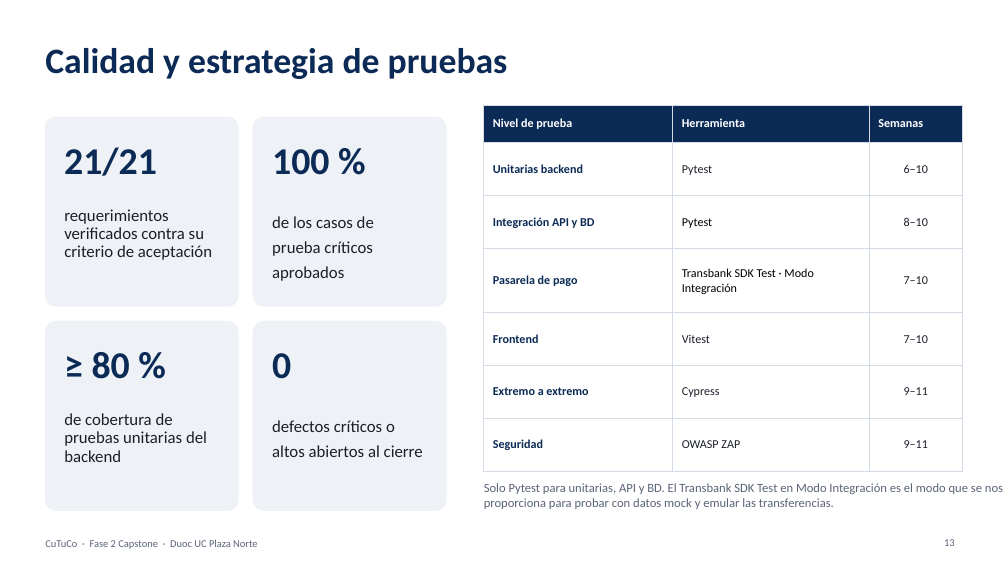
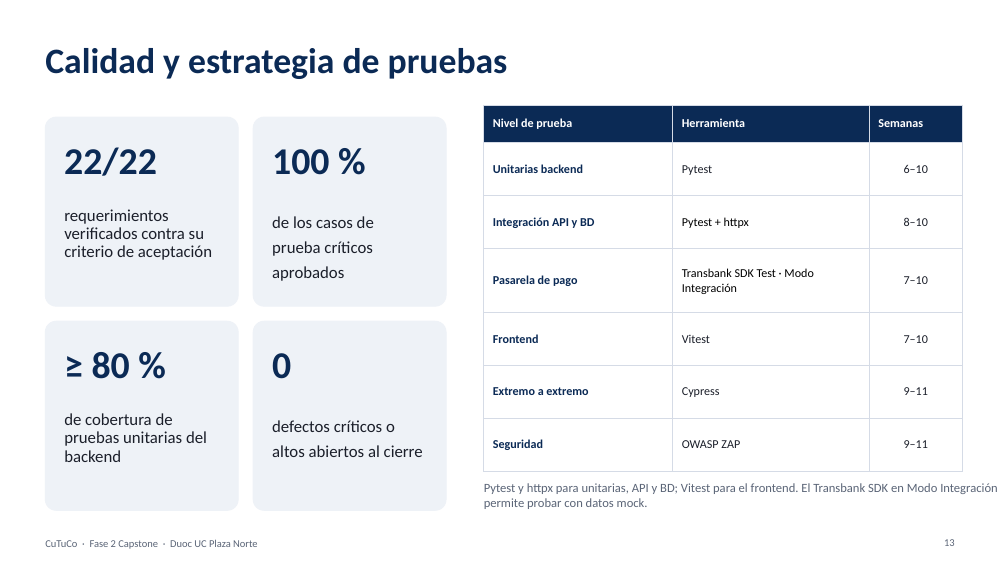
Before and after one commit to VichRo2005/cultiva_tu_compra, a slide deck: slide 13 of Fase 2/Evidencias Proyecto/Presentación Proyecto/CuTuCo Fase2.pptx. Drawn at 1008x567 pixels with LibreOffice and Linux fonts; fonts in the diff are those of the drawing; background and template pictures are left out. Boxes give left, top, right and bottom in pixels: in the first picture for what was removed or moved away, otherwise in the second. Text is boxed around its words. In the diff, an @@ line names an element or a change of style, - is before the commit and + after.

```diff
--- a/Fase 2/Evidencias Proyecto/Presentación Proyecto/CuTuCo Fase2.pptx
+++ b/Fase 2/Evidencias Proyecto/Presentación Proyecto/CuTuCo Fase2.pptx
@@ table at (x1=484, y1=105, x2=963, y2=471) @@
-row 3, column 2: Pytest
+row 3, column 2: Pytest + httpx
@@ text at (x1=64, y1=147, x2=157, y2=176): text changed @@
-21/21
+22/22
@@ text at (x1=484, y1=483, x2=998, y2=509): text changed @@
-Solo Pytest para unitarias, API y BD. El Transbank SDK Test en Modo Integración es el modo que se nos proporciona para probar con datos mock y emular las transferencias.
+Pytest y httpx para unitarias, API y BD; Vitest para el frontend. El Transbank SDK en Modo Integración permite probar con datos mock.
```
Also in this commit, not shown: 16 other slides changed, 12 other files.
